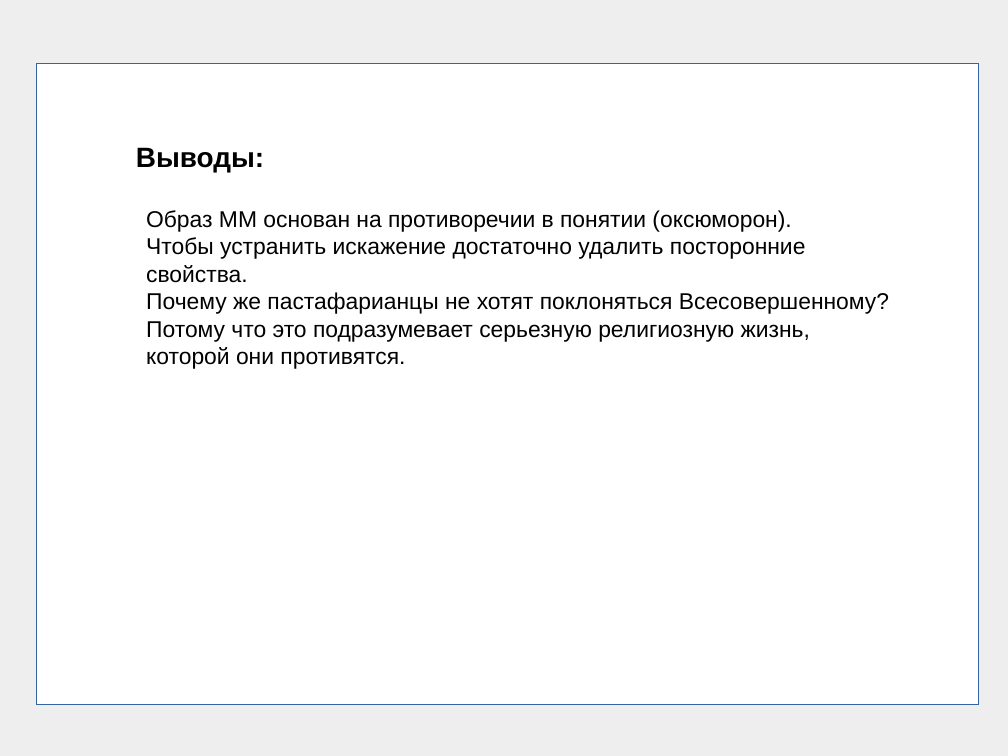
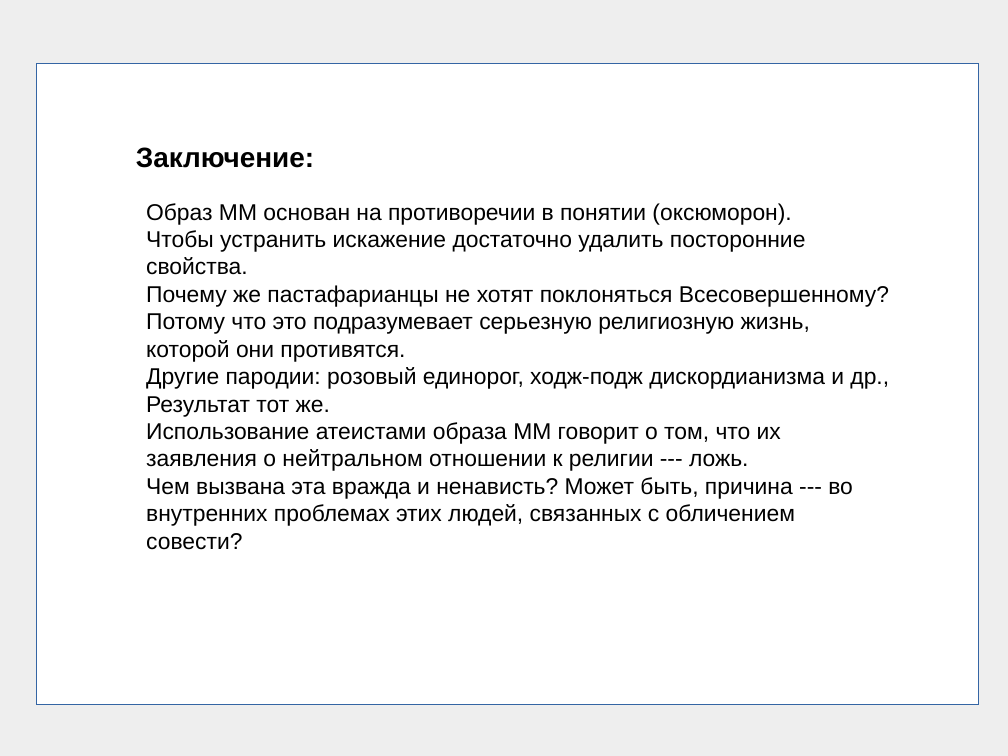
Before and after one commit to frpaul/ob, a slide deck: slide 17 of presentations/blasphemy01.odp. Drawn at 1008x756 pixels with LibreOffice and Linux fonts; fonts in the diff are those of the drawing. Boxes give left, top, right and bottom in pixels: in the first picture for what was removed or moved away, otherwise in the second. Text is boxed around its words. In the diff, an @@ line names an element or a change of style, - is before the commit and + after.

```diff
--- a/presentations/blasphemy01.odp
+++ b/presentations/blasphemy01.odp
@@ text at (x1=136, y1=147, x2=314, y2=168): text changed @@
-Выводы:
+Заключение:
@@ text "Образ ММ основан на противоречии ..." moved from (x1=146, y1=210, x2=889, y2=342) to (x1=146, y1=203, x2=889, y2=550) @@
@@ text at (x1=146, y1=367, x2=889, y2=550): paragraphs added @@
+Другие пародии: розовый единорог, ходж-подж дискордианизма и др., Результат тот же.
+Использование атеистами образа ММ говорит о том, что их заявления о нейтральном отношении к религии --- ложь.
+Чем вызвана эта вражда и ненависть? Может быть, причина --- во внутренних проблемах этих людей, связанных с обличением совести?
```
Also in this commit, not shown: 4 other files.
